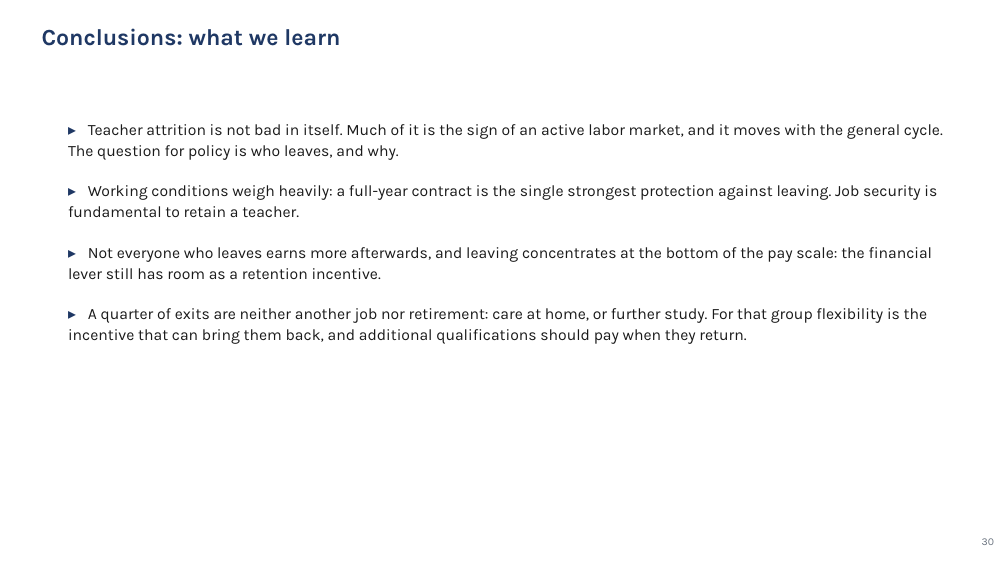
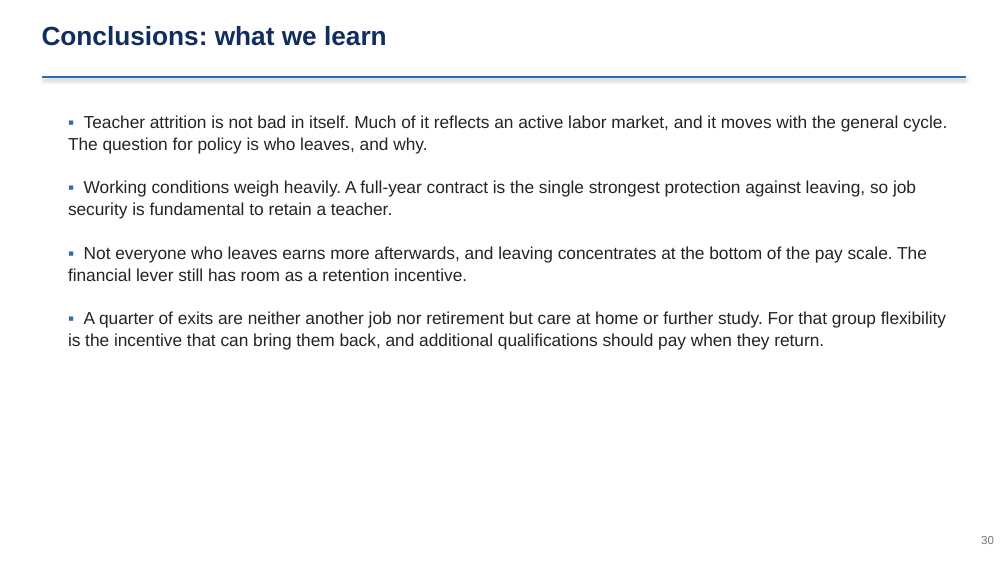
Before and after one commit to jedr1-ship-it/Alternative-Pathways----Quant, a slide deck: slide 30 of report/data_cluster/Proyect_US_cluster.pptx. Drawn at 1008x567 pixels with LibreOffice and Linux fonts; fonts in the diff are those of the drawing. Boxes give left, top, right and bottom in pixels: in the first picture for what was removed or moved away, otherwise in the second. Text is boxed around its words. In the diff, an @@ line names an element or a change of style, - is before the commit and + after.

```diff
--- a/report/data_cluster/Proyect_US_cluster.pptx
+++ b/report/data_cluster/Proyect_US_cluster.pptx
@@ text "Conclusions: what we learn" at (x1=42, y1=26, x2=387, y2=46): size 22 to 25 pt, font Karla to Arial, text colour #1F3864 to #102D5E @@
@@ line added from (42, 77) to (966, 77), #2D6CB5 2.2 pt @@
@@ text at (x1=68, y1=115, x2=947, y2=350): text changed; size 15 to 16.5 pt; font Karla to Arial; text colour #1A1A1A to #212529 @@
-▸ Teacher attrition is not bad in itself. Much of it is the sign of an active labor market, and it moves with the general cycle. The question for policy is who leaves, and why.
-▸ Working conditions weigh heavily: a full-year contract is the single strongest protection against leaving. Job security is fundamental to retain a teacher.
-▸ Not everyone who leaves earns more afterwards, and leaving concentrates at the bottom of the pay scale: the financial lever still has room as a retention incentive.
-▸ A quarter of exits are neither another job nor retirement: care at home, or further study. For that group flexibility is the incentive that can bring them back, and additional qualifications should pay when they return.
+▪ Teacher attrition is not bad in itself. Much of it reflects an active labor market, and it moves with the general cycle. The question for policy is who leaves, and why.
+▪ Working conditions weigh heavily. A full-year contract is the single strongest protection against leaving, so job security is fundamental to retain a teacher.
+▪ Not everyone who leaves earns more afterwards, and leaving concentrates at the bottom of the pay scale. The financial lever still has room as a retention incentive.
+▪ A quarter of exits are neither another job nor retirement but care at home or further study. For that group flexibility is the incentive that can bring them back, and additional qualifications should pay when they return.
@@ text "30" at (x1=981, y1=536, x2=994, y2=544): size 10 to 11 pt, font Karla to Arial @@
```
Also in this commit, not shown: 45 other slides changed, 2 slides added, 1 slide removed, 18 other files.
